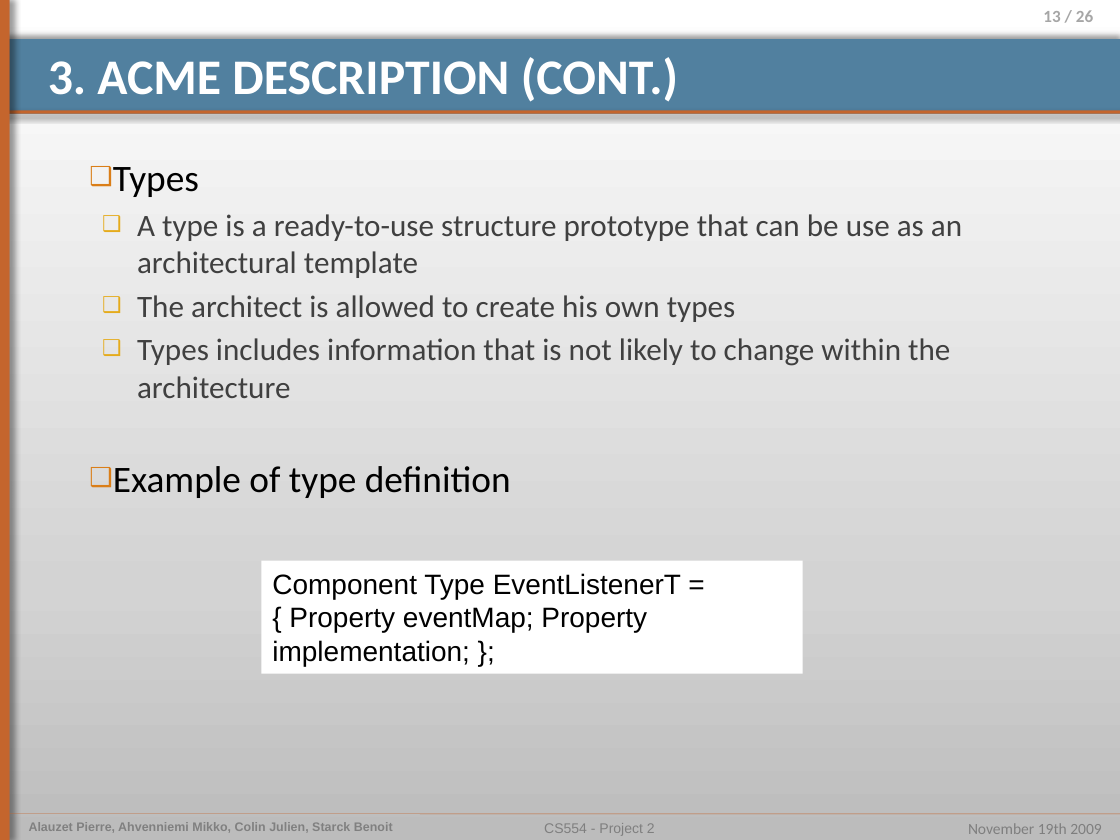
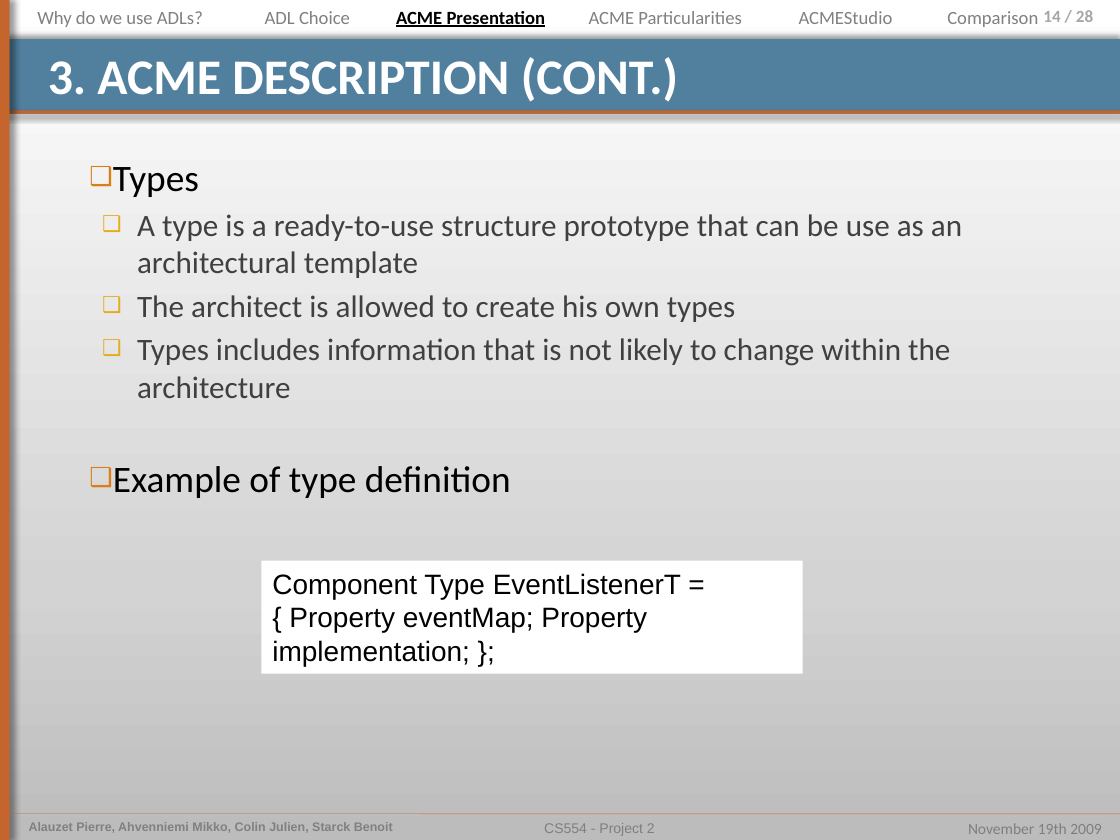
Before and after one commit to pierrealauzet/euroteam, a slide deck: slide 14 of Project 2/Part2/CS554_EuroTeam_Project2_OP5_jul.pptx (slide 13 before the commit). Drawn at 1120x840 pixels with LibreOffice and Linux fonts; fonts in the diff are those of the drawing. Boxes give left, top, right and bottom in pixels: in the first picture for what was removed or moved away, otherwise in the second. Text is boxed around its words. In the diff, an @@ line names an element or a change of style, - is before the commit and + after.

```diff
--- a/Project 2/Part2/CS554_EuroTeam_Project2_OP5_jul.pptx
+++ b/Project 2/Part2/CS554_EuroTeam_Project2_OP5_jul.pptx
@@ text added at <box>37,11,203,27</box>, 12 pt, text #808080 @@
+Why do we use ADLs?
@@ text added at <box>265,11,350,24</box>, 12 pt, text #808080 @@
+ADL Choice
@@ text added at <box>396,11,546,27</box>, 12 pt, text #000000, bold, underline @@
+ACME Presentation
@@ text added at <box>589,11,742,24</box>, 12 pt, text #808080 @@
+ACME Particularities
@@ text added at <box>799,11,893,24</box>, 12 pt, text #808080 @@
+ACMEStudio
@@ text added at <box>947,11,1038,27</box>, 12 pt, text #808080 @@
+Comparison
@@ page number at <box>1043,10,1093,22</box>: text changed @@
-13 / 26
+14 / 28
```
Also in this commit, not shown: 20 other slides changed, 4 slides added, 1 slide removed, 2 other files.
